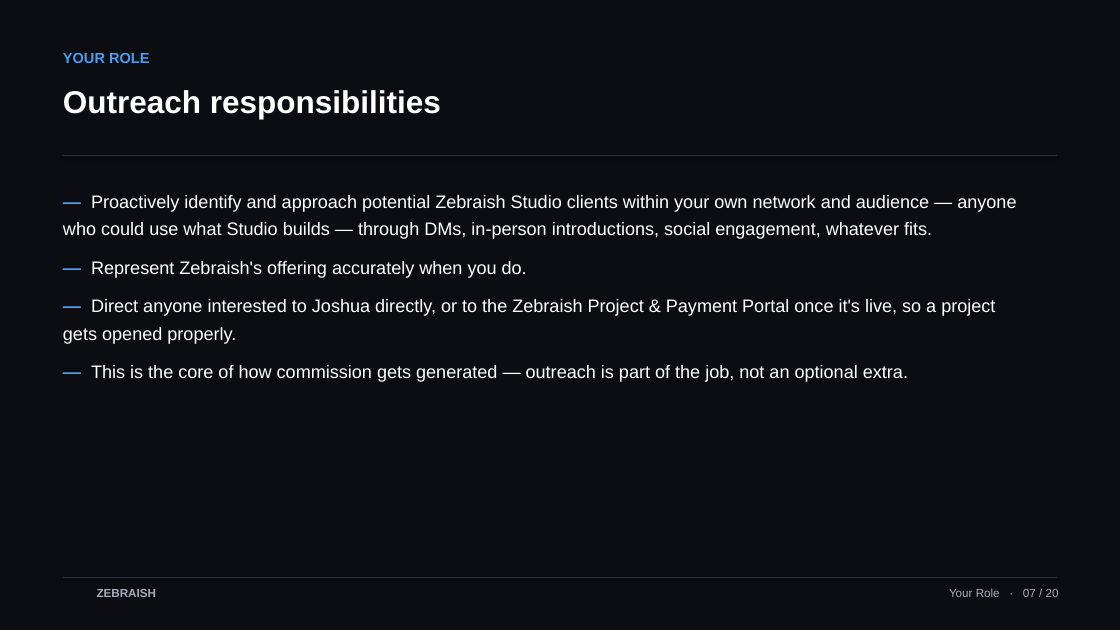
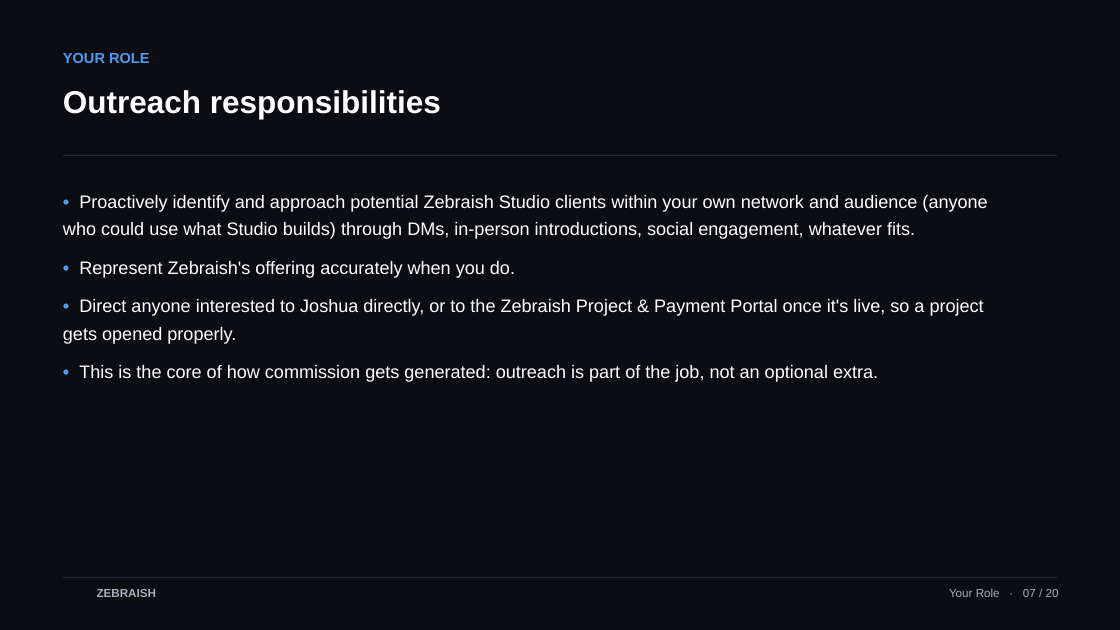
Before and after one commit to TheApeAcademy/ZEBRAISH-, a slide deck: slide 7 of zebraish-christian-onboarding-en.pptx. Drawn at 1120x630 pixels with LibreOffice and Linux fonts; fonts in the diff are those of the drawing; background and template pictures are left out. Boxes give left, top, right and bottom in pixels: in the first picture for what was removed or moved away, otherwise in the second. Text is boxed around its words. In the diff, an @@ line names an element or a change of style, - is before the commit and + after.

```diff
--- a/zebraish-christian-onboarding-en.pptx
+++ b/zebraish-christian-onboarding-en.pptx
@@ text at [63,195,987,382]: text changed @@
-— Proactively identify and approach potential Zebraish Studio clients within your own network and audience — anyone who could use what Studio builds — through DMs, in-person introductions, social engagement, whatever fits.
-— Represent Zebraish's offering accurately when you do.
-— Direct anyone interested to Joshua directly, or to the Zebraish Project & Payment Portal once it's live, so a project gets opened properly.
-— This is the core of how commission gets generated — outreach is part of the job, not an optional extra.
+• Proactively identify and approach potential Zebraish Studio clients within your own network and audience (anyone who could use what Studio builds) through DMs, in-person introductions, social engagement, whatever fits.
+• Represent Zebraish's offering accurately when you do.
+• Direct anyone interested to Joshua directly, or to the Zebraish Project & Payment Portal once it's live, so a project gets opened properly.
+• This is the core of how commission gets generated: outreach is part of the job, not an optional extra.
```
Also in this commit, not shown: 16 other slides changed, 3 other files.
